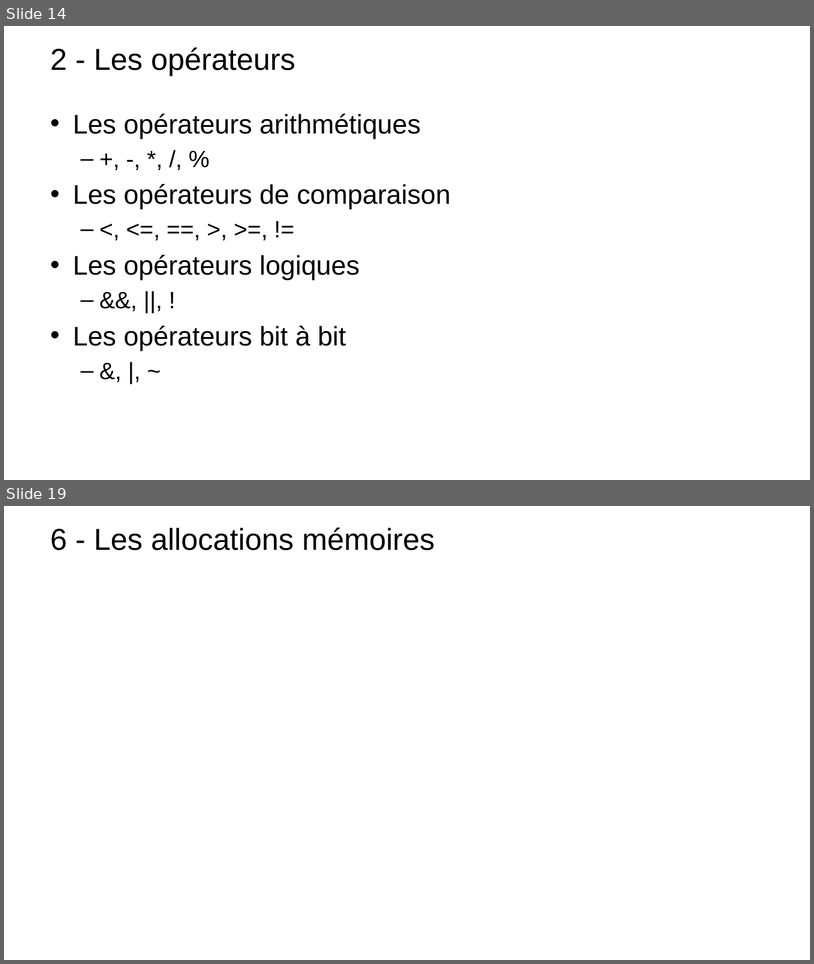
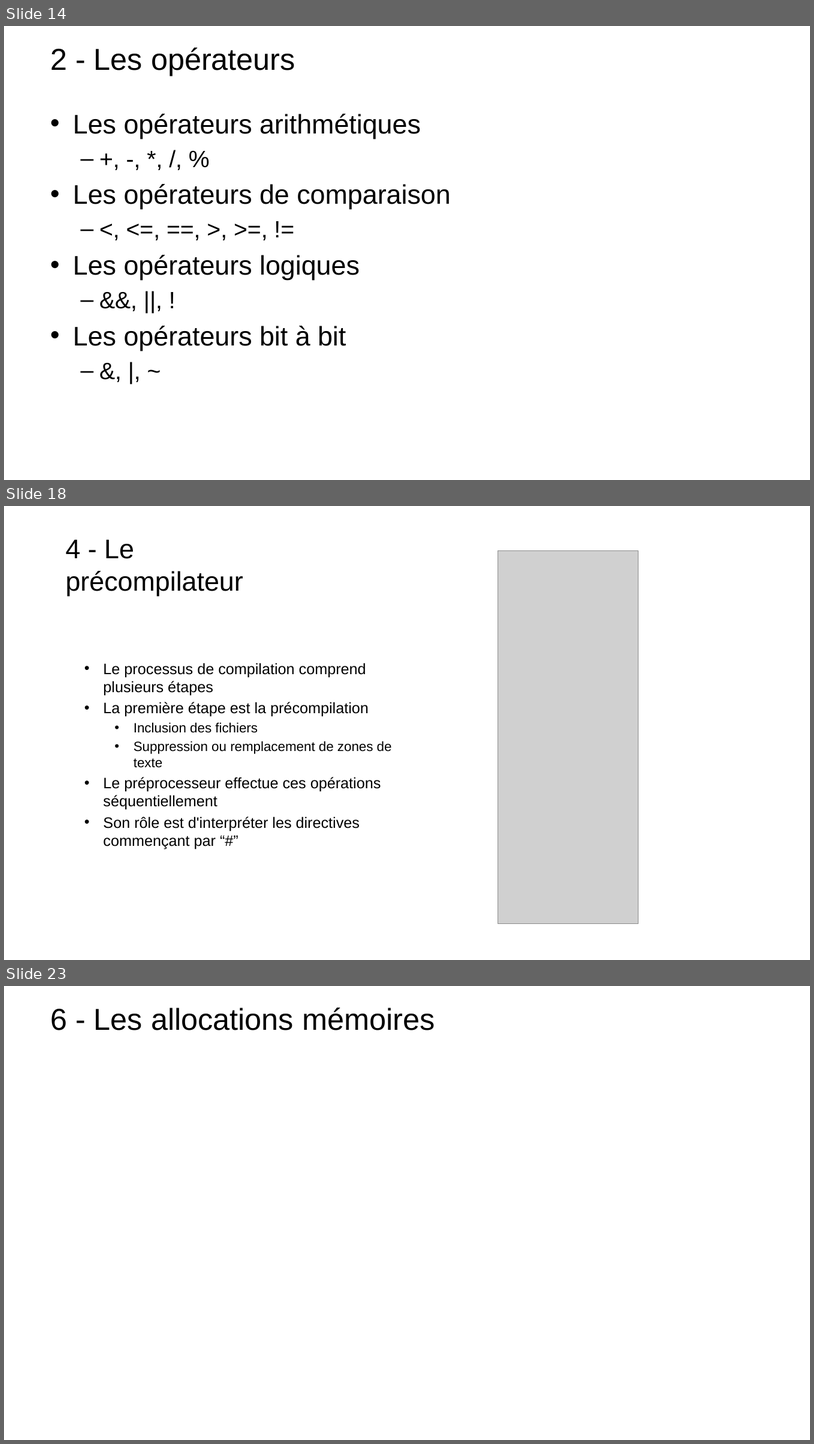
Before and after one commit to t-tortosa/cppCourses, a slide deck: POO.pptx. Shown one above the other, each under a label of ours: slides 14 and 19 before the commit, slides 14, 18 and 23 after it; the slides between them are not shown. The pictures are 814x964 and 814x1444 pixels, drawn with LibreOffice and Linux fonts; fonts in the diff are those of the drawing; grey boxes stand for pictures; background and template pictures are left out. Boxes give left, top, right and bottom in pixels: in the first picture for what was removed or moved away, otherwise in the second. Text is boxed around its words. In the diff, an @@ line names an element or a change of style, - is before the commit and + after.

```diff
--- a/POO.pptx
+++ b/POO.pptx
@@ slide 18 added at [4, 506, 810, 960], background picture (left out) @@
@@ title added at [66, 540, 243, 596], 32 pt, text #000000 @@
+4 - Le précompilateur
@@ picture added at [498, 551, 638, 924] @@
@@ text added at [103, 663, 392, 849], 18 pt, text #000000 @@
+• Le processus de compilation comprend plusieurs étapes
+• La première étape est la précompilation
+  • Inclusion des fichiers
+  • Suppression ou remplacement de zones de texte
+• Le préprocesseur effectue ces opérations séquentiellement
+• Son rôle est d'interpréter les directives commençant par “#”
@@ what was slide 19 is now slide 23 @@
```
Also in this commit, not shown: 12 slides changed, 6 other slides added, 1 slide removed, 9 other files.
